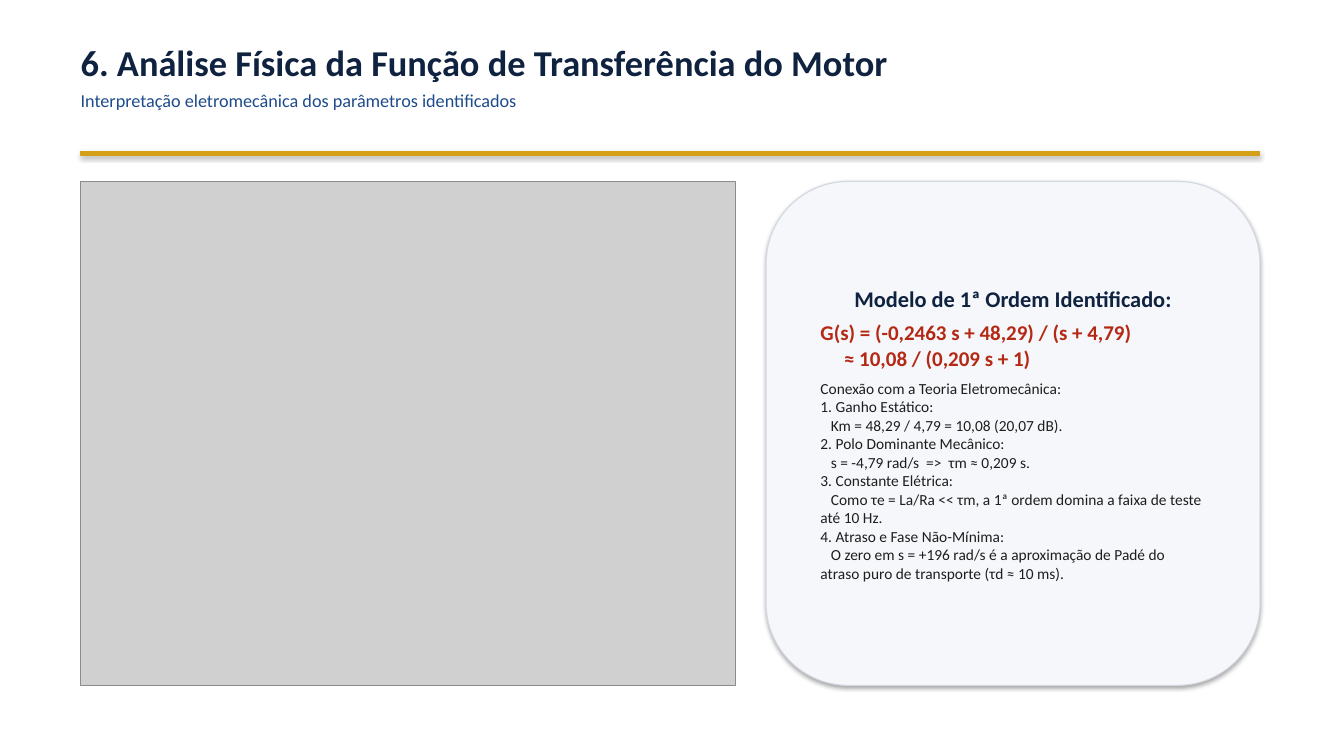
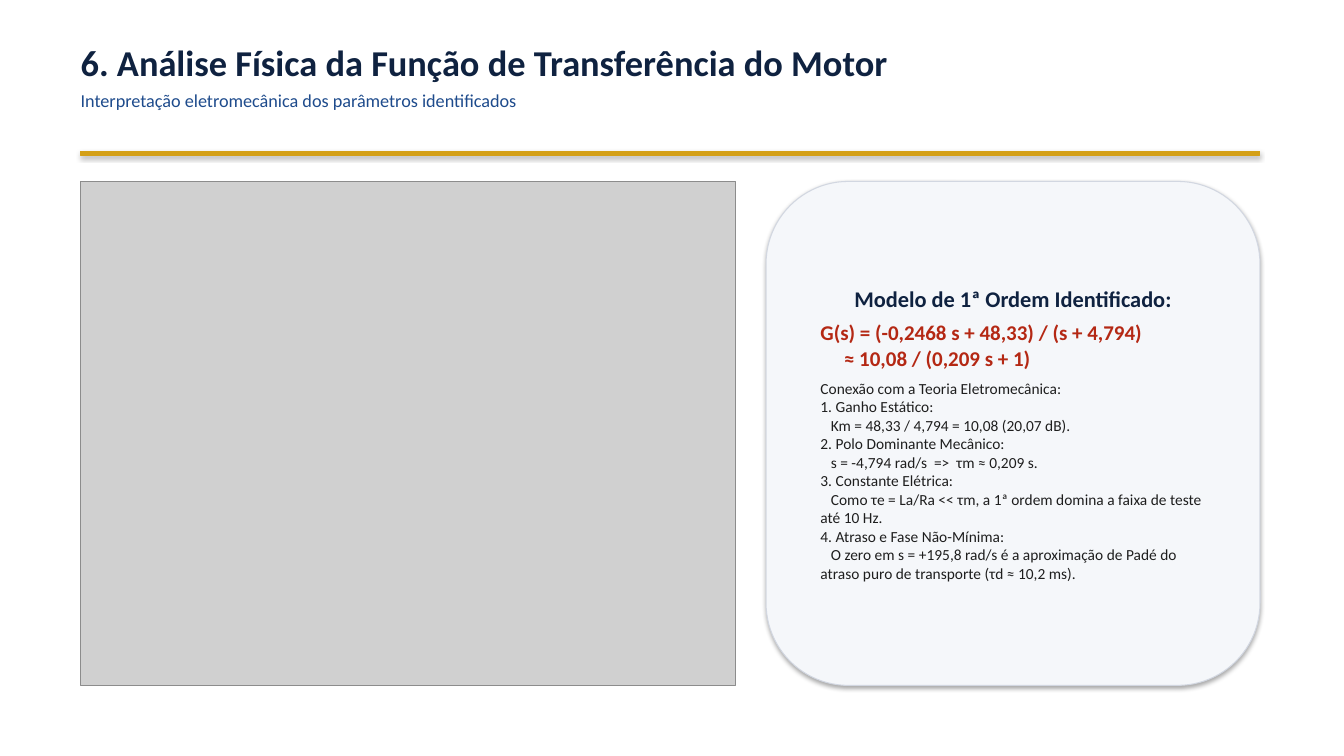
Before and after one commit to VPariz/masd-identificacao-n2cacgo, a slide deck: slide 7 of apresentacao/apresentacao_identificacao_N2CACGO.pptx. Drawn at 1344x756 pixels with LibreOffice and Linux fonts; fonts in the diff are those of the drawing; grey boxes stand for pictures. Boxes give left, top, right and bottom in pixels: in the first picture for what was removed or moved away, otherwise in the second. Text is boxed around its words. In the diff, an @@ line names an element or a change of style, - is before the commit and + after.

```diff
--- a/apresentacao/apresentacao_identificacao_N2CACGO.pptx
+++ b/apresentacao/apresentacao_identificacao_N2CACGO.pptx
@@ text in rounded rectangle at bbox=[820, 324, 1201, 582]: text changed @@
-G(s) = (-0,2463 s + 48,29) / (s + 4,79)
-≈ 10,08 / (0,209 s + 1)
-Conexão com a Teoria Eletromecânica:
-1. Ganho Estático:
-Km = 48,29 / 4,79 = 10,08 (20,07 dB).
-2. Polo Dominante Mecânico:
-s = -4,79 rad/s => τm ≈ 0,209 s.
-3. Constante Elétrica:
-Como τe = La/Ra << τm, a 1ª ordem domina a faixa de teste até 10 Hz.
-4. Atraso e Fase Não-Mínima:
-O zero em s = +196 rad/s é a aproximação de Padé do atraso puro de transporte (τd ≈ 10 ms).
+G(s) = (-0,2468 s + 48,33) / (s + 4,794)
+≈ 10,08 / (0,209 s + 1)
+Conexão com a Teoria Eletromecânica:
+1. Ganho Estático:
+Km = 48,33 / 4,794 = 10,08 (20,07 dB).
+2. Polo Dominante Mecânico:
+s = -4,794 rad/s => τm ≈ 0,209 s.
+3. Constante Elétrica:
+Como τe = La/Ra << τm, a 1ª ordem domina a faixa de teste até 10 Hz.
+4. Atraso e Fase Não-Mínima:
+O zero em s = +195,8 rad/s é a aproximação de Padé do atraso puro de transporte (τd ≈ 10,2 ms).
```
Also in this commit, not shown: 2 other slides changed, 12 other files.
